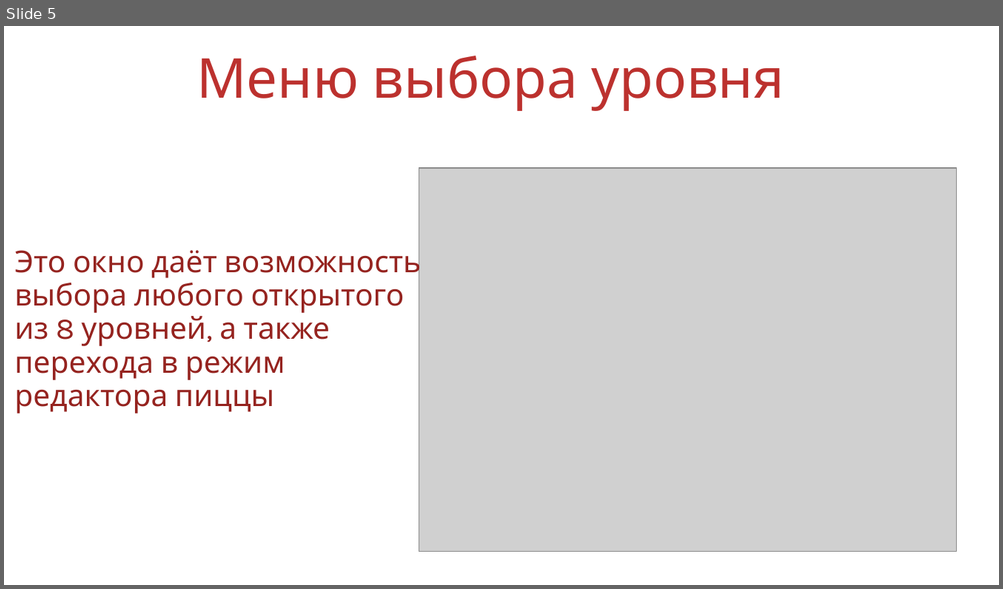
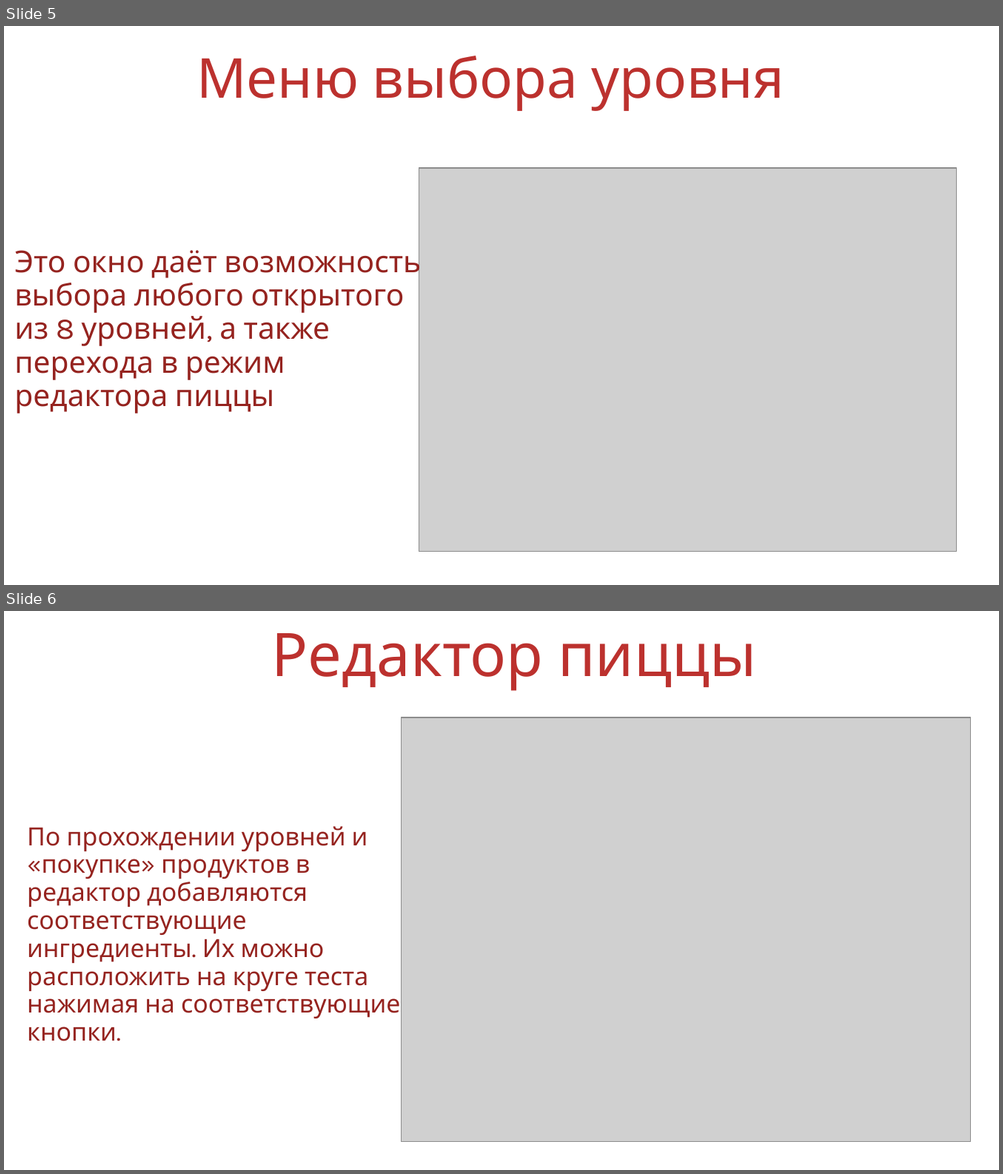
Before and after one commit to KsenyaShestakova/pygame_project, a slide deck: Защита/презентация пицца.ppt. Shown one above the other, each under a label of ours: slide 5 before the commit, slides 5 and 6 after it. The pictures are 1003x589 and 1003x1174 pixels, drawn with LibreOffice and Linux fonts; fonts in the diff are those of the drawing; grey boxes stand for pictures; background and template pictures are left out. Boxes give left, top, right and bottom in pixels: in the first picture for what was removed or moved away, otherwise in the second. Text is boxed around its words. In the diff, an @@ line names an element or a change of style, - is before the commit and + after.

```diff
--- a/Защита/презентация пицца.ppt
+++ b/Защита/презентация пицца.ppt
@@ slide 6 added at (x1=4, y1=611, x2=999, y2=1170), background picture (left out) @@
@@ text added at (x1=271, y1=633, x2=757, y2=691), 48 pt, text #BC312E @@
+Редактор пиццы
@@ picture added at (x1=401, y1=718, x2=970, y2=1142) @@
@@ text added at (x1=27, y1=826, x2=400, y2=1042), 20 pt, text #95231F @@
+По прохождении уровней и
+«покупке» продуктов в
+редактор добавляются
+соответствующие
+ингредиенты. Их можно
+расположить на круге теста
+нажимая на соответствующие
+кнопки.
```
Also in this commit, not shown: 1 other slide added, 1 slide removed, 13 other files.
